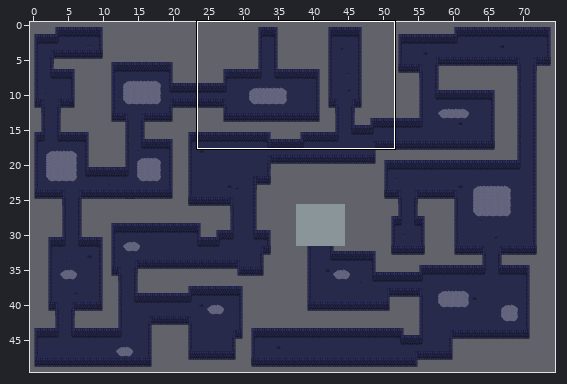
Tiled map -- assets/level.tmx. The picture above shows the old version from afar; the outline marks the close-up.
Close-up. Old version:
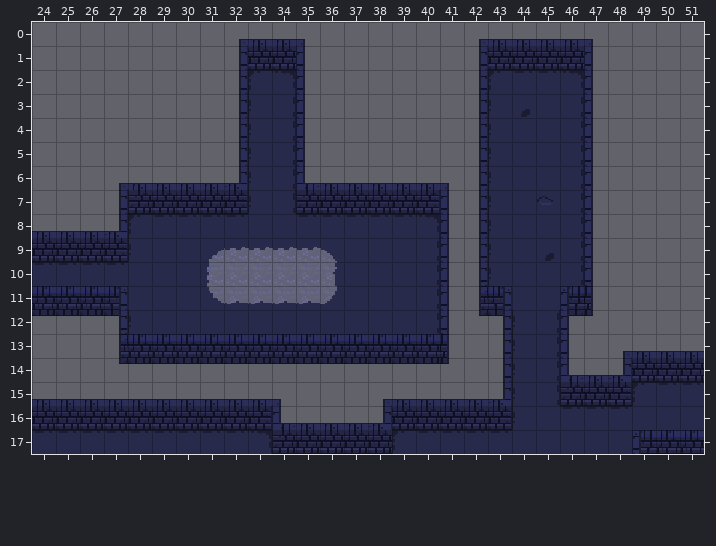
Cells are 16x16 px. Shown: x 24..51, y 0..17. The commit also changed other parts of the map, which this record leaves out.
After the commit:
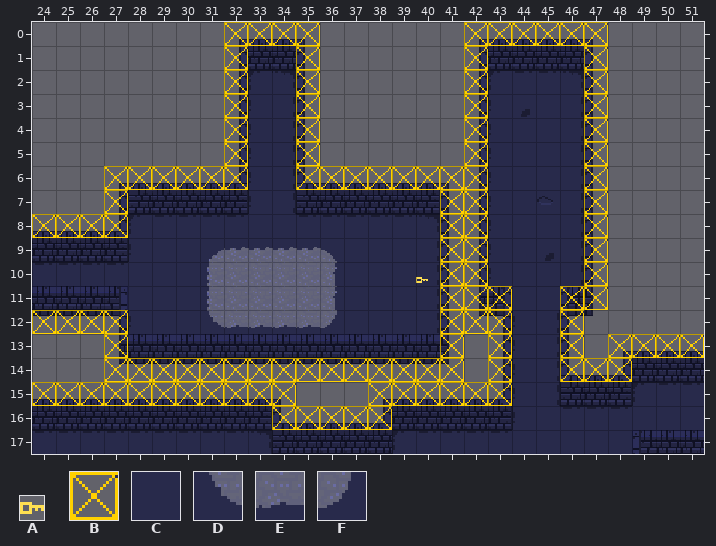
Key: from "collectables": A 1; from "default": B 0, C 33, D 96, E 97, F 98.
_ is an empty cell, . an unchanged one.
Tiles of an added or newly shown layer are drawn over the layers below it.
Commit: Load collectables into the game via a csv
The edit:
--- layer "foreground"
@@ x 31..36 @@
-11 DEEEEF
-12 CCCCCC
+11 ______
+12 ______
--- layer "collision" (now shown)
@@ x 24..51 @@
- 0 ........____......______....
- 1 ........_.._......_...._....
- 2 ........_.._......_...._....
- 3 ........_.._......_...._....
- 4 ........_.._......_...._....
- 5 ........_.._......_...._....
- 6 ...______..________...._....
- 7 ..._.............__...._....
- 8 ____.............__...._....
- 9 .................__...._....
-10 .................__...._....
-11 .................___..__....
-12 ____.............___.._.....
-13 ..._............._._.._.____
-14 ..._______________._..___...
-15 ___________...______........
-16 .........._____.............
+ 0 ........BBBB......BBBBBB....
+ 1 ........B..B......B....B....
+ 2 ........B..B......B....B....
+ 3 ........B..B......B....B....
+ 4 ........B..B......B....B....
+ 5 ........B..B......B....B....
+ 6 ...BBBBBB..BBBBBBBB....B....
+ 7 ...B.............BB....B....
+ 8 BBBB.............BB....B....
+ 9 .................BB....B....
+10 .................BB....B....
+11 .................BBB..BB....
+12 BBBB.............BBB..B.....
+13 ...B.............B.B..B.BBBB
+14 ...BBBBBBBBBBBBBBB.B..BBB...
+15 BBBBBBBBBBB...BBBBBB........
+16 ..........BBBBB.............
--- layer "collectables" (added)
@@ x 40..40 @@
-10 _
+10 A
